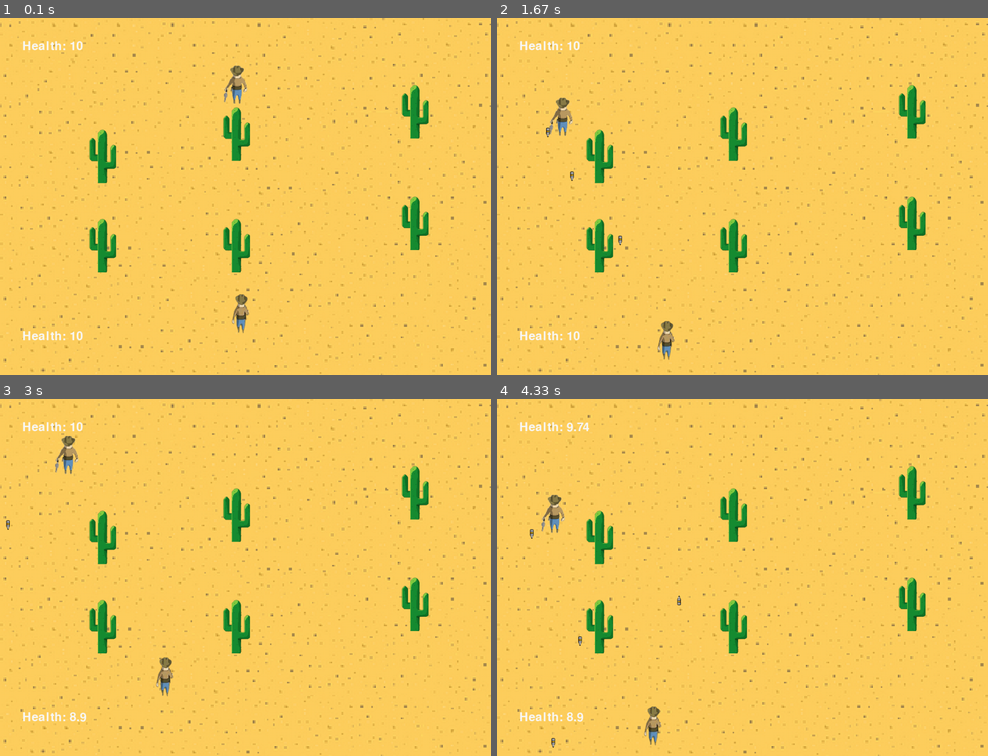
Above: before the commit, frames 1-4 (two rows, left to right).
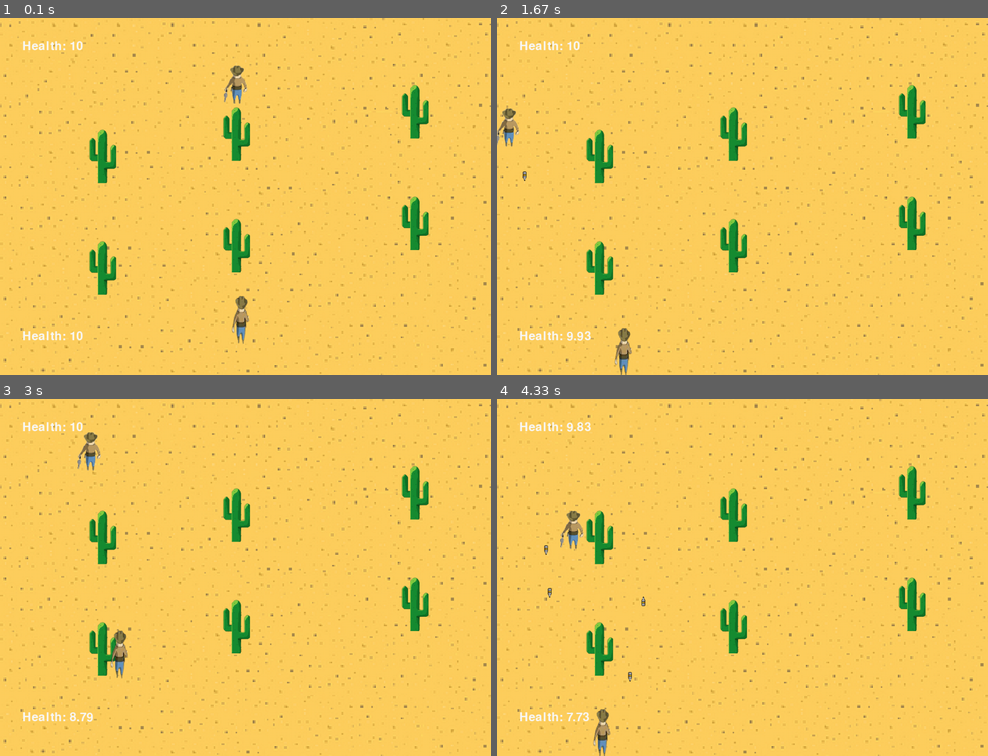
Above: after the commit, the same moments.

Repository: Ivailo2707/Pygame_Project_Cowboy
Game: pygame game, started from main.py
Two runs of this game, one before a commit and one after it. Both use one fixed random seed, a clock stepped at 60 frames per second and the inputs below.
Inputs:
- Up to frame 1 (0.1 s): no input
- Up to frame 2 (1.67 s): hold Ctrl 0.33-0.87 s; hold Left 0.33-0.87 s; hold Left 0.9-1.43 s; hold A 0.9-1.43 s; tap Right Ctrl at 0.97, 1.27, 1.53 s; hold Down from 1.47 s (still down); hold S from 1.47 s (still down)
- Up to frame 3 (3 s): release Down at 1.77 s; release S at 1.77 s; hold Left 1.8-2.2 s; hold A 1.8-2.2 s; tap Right Ctrl at 1.87, 2.17, 2.3, 2.7 s; hold Up 2.23-2.6 s; hold W 2.23-2.6 s; hold Right from 2.63 s (still down); hold D from 2.63 s (still down)
- Up to frame 4 (4.33 s): tap Right Ctrl at 3, 3.37, 3.77, 4.07, 4.27 s; release Right at 3.27 s; release D at 3.27 s; hold Down 3.3-3.67 s; hold S 3.3-3.67 s; hold Left 3.7-4.17 s; hold A 3.7-4.17 s; tap Ctrl at 3.85 s; hold Right from 4.2 s (still down); hold D from 4.2 s (still down)

The runs differ from the first frame. In frame 1, 0.9% of the frame differs, in the area x 18-51%, y 56-92%; in frame 2, 1.8%; in frame 3, 1.7%; in frame 4, 2.0%, in the area x 6-38%, y 6-100%.

Commit message:
Fixed game loop split in two

Diff:
--- a/Cactus_cover.py
+++ b/Cactus_cover.py
@@ -11,8 +11,9 @@
         self._exists = True
 
     def draw(self, window):
-        obstacle_image = pygame.transform.scale(self._cactus_image, (self._width, self._height))
-        window.blit(obstacle_image ,(self._x, self._y, self._width, self._height))
+        if(self._exists):
+            obstacle_image = pygame.transform.scale(self._cactus_image, (self._width, self._height))
+            window.blit(obstacle_image ,(self._x, self._y, self._width, self._height))
 
     def remove(self):
         self._exists = False
@@ -41,7 +42,8 @@
         return self._health
 
     def get_status(self):
-        if self._exists == True:
-            return True
-        else:
-            return False
+        return self._exists
+
+    def remove_drawing(window, background, height, width):
+        background_rect = pygame.Rect(width - 900, height - 300, 120, 60)
+        window.blit(background, (width - 900, height - 300), background_rect)
--- a/Game_Controller.py
+++ b/Game_Controller.py
@@ -9,8 +9,10 @@
 PLAYER_1_IMAGE = pygame.image.load(os.path.join('Assets', 'Player_1.png'))
 PLAYER_2_IMAGE = pygame.image.load(os.path.join('Assets', 'Player_2.png'))
 WIDTH, HEIGHT = 1100, 800
-
-
+WIN = pygame.display.set_mode((WIDTH, HEIGHT))
+pygame.display.set_caption("Cowboy shooter")
+CACTUS_IMAGE = pygame.image.load(os.path.join('Assets', 'cactus.png'))
+DESERT = pygame.transform.scale(pygame.image.load(os.path.join('Assets', 'Desert.png')), (WIDTH, HEIGHT))
 
 class Game_Controller:
     def __init__(self):
@@ -45,12 +47,12 @@
         self._CACTUS_2_3_UPDATED_HEALTH = 5
         self._winner_font = pygame.font.SysFont('comicsans', 100)
         self._caput_m = (35, 15, 13) #yes, this is an actual color lol
-        self._cover_1_1 = Cactus_Cover(WIDTH - 900, HEIGHT - 300, 65, 50, PLAYER_1_IMAGE)
-        self._cover_1_2 = Cactus_Cover(WIDTH - 600, HEIGHT - 350, 65, 50, PLAYER_1_IMAGE)
-        self._cover_1_3 = Cactus_Cover(WIDTH - 200, HEIGHT - 400, 65, 50, PLAYER_1_IMAGE)
-        self._cover_2_1 = Cactus_Cover(WIDTH - 900, HEIGHT - 550, 65, 50, PLAYER_1_IMAGE)
-        self._cover_2_2 = Cactus_Cover(WIDTH - 600, HEIGHT - 600, 65, 50, PLAYER_1_IMAGE)
-        self._cover_2_3 = Cactus_Cover(WIDTH - 200, HEIGHT - 650, 65, 50, PLAYER_1_IMAGE)
+        self._cover_1_1 = Cactus_Cover(WIDTH - 900, HEIGHT - 300, 120, 60, CACTUS_IMAGE)
+        self._cover_1_2 = Cactus_Cover(WIDTH - 600, HEIGHT - 350, 120, 60, CACTUS_IMAGE)
+        self._cover_1_3 = Cactus_Cover(WIDTH - 200, HEIGHT - 400, 120, 60, CACTUS_IMAGE)
+        self._cover_2_1 = Cactus_Cover(WIDTH - 900, HEIGHT - 550, 120, 60, CACTUS_IMAGE)
+        self._cover_2_2 = Cactus_Cover(WIDTH - 600, HEIGHT - 600, 120, 60, CACTUS_IMAGE)
+        self._cover_2_3 = Cactus_Cover(WIDTH - 200, HEIGHT - 650, 120, 60, CACTUS_IMAGE)
 
     def handle_bullets(self):
         for bullet in self._P1_bullets:
@@ -194,116 +196,166 @@
         pygame.display.update()
         pygame.time.delay(5000)
 
-    def game(self, window):
-        self._P1.handle_movement()
-        self._P2.handle_movement()
-        if self._CACTUS_1_1_UPDATED_HEALTH <= 0:
-            self._cover_1_1.remove()
-
-        if self._CACTUS_1_2_UPDATED_HEALTH <= 0:
-            self._cover_1_2.remove()
-
-        if self._CACTUS_1_3_UPDATED_HEALTH <= 0:
-            self._cover_1_3.remove()
-
-        if self._CACTUS_2_1_UPDATED_HEALTH <= 0:
-            self._cover_2_1.remove()
-
-        if self._CACTUS_2_2_UPDATED_HEALTH <= 0:
-            self._cover_2_2.remove()
-
-        if self._CACTUS_2_3_UPDATED_HEALTH <= 0:
-            self._cover_2_3.remove()
-
-        for event in pygame.event.get():
-            if event.type == pygame.QUIT:
-                run = False
+    def draw_window(self):
+        WIN.blit(DESERT, (0, 0))
+        self._P1.draw_health(WIN, self._P1_UPDATED_HEALTH)
+        self._P2.draw_health(WIN, self._P2_UPDATED_HEALTH)
+        if self._cover_1_1.get_status():
+            self._cover_1_1.draw(WIN)
+
+        if self._cover_1_2.get_status():
+            self._cover_1_2.draw(WIN)
+
+        if self._cover_1_3.get_status():
+            self._cover_1_3.draw(WIN)
+
+        elif not self._cover_1_3.get_status():
+            background_rect = pygame.Rect(WIDTH - 200, HEIGHT - 400, 120, 60)
+            WIN.blit(DESERT, (WIDTH - 200, HEIGHT - 400), background_rect)
+
+        if self._cover_2_1.get_status():
+            self._cover_2_1.draw(WIN)
+
+        elif not self._cover_2_1.get_status():
+            background_rect = pygame.Rect(WIDTH - 900, HEIGHT - 550, 120, 60)
+            WIN.blit(DESERT, (WIDTH - 900, HEIGHT - 550), background_rect)
+
+        if self._cover_2_2.get_status():
+            self._cover_2_2.draw(WIN)
+
+        elif not self._cover_2_2.get_status():
+            background_rect = pygame.Rect(WIDTH - 600, HEIGHT - 600, 120, 60)
+            WIN.blit(DESERT, (WIDTH - 600, HEIGHT - 600), background_rect)
+
+        if self._cover_2_3.get_status():
+            self._cover_2_3.draw(WIN)
+
+        elif not self._cover_2_3.get_status():
+            background_rect = pygame.Rect(WIDTH - 200, HEIGHT - 650, 120, 60)
+            WIN.blit(DESERT, (WIDTH - 200, HEIGHT - 650), background_rect)
+
+        self._P1.draw(WIN)
+        self._P2.draw(WIN)
+        self.draw_bullets(WIN)
+        pygame.display.update()
+
+
+    def game(self):
+        run = True
+        clock = pygame.time.Clock()
+        while(run):
+            clock.tick(60)
+            self._P1.handle_movement()
+            self._P2.handle_movement()
+            if self._CACTUS_1_1_UPDATED_HEALTH <= 0:
+                self._cover_1_1.remove()
+
+            if self._CACTUS_1_2_UPDATED_HEALTH <= 0:
+                self._cover_1_2.remove()
+
+            if self._CACTUS_1_3_UPDATED_HEALTH <= 0:
+                self._cover_1_3.remove()
+
+            if self._CACTUS_2_1_UPDATED_HEALTH <= 0:
+                self._cover_2_1.remove()
+
+            if self._CACTUS_2_2_UPDATED_HEALTH <= 0:
+                self._cover_2_2.remove()
+
+            if self._CACTUS_2_3_UPDATED_HEALTH <= 0:
+                self._cover_2_3.remove()
+
+            for event in pygame.event.get():
+                if event.type == pygame.QUIT:
+                    run = False
+                    pygame.quit()
+
+
+                elif event.type == pygame.KEYDOWN:
+                    if event.key == pygame.K_LCTRL and len(self._P1_bullets) < 3:
+                        bullet = pygame.Rect(self._P1.get_x() + self._P1.get_width()//2, self._P1.get_y(), 10, 5)
+                        self._P1_bullets.append(bullet)
+
+                    if event.key == pygame.K_RCTRL and len(self._P2_bullets) < 3:
+                        bullet = pygame.Rect(self._P2.get_x(), self._P2.get_y() + 50, 10, 5)
+                        self._P2_bullets.append(bullet)
+
+                if event.type == self._P2_HIT:
+                    self._P2_UPDATED_HEALTH = self._P2.take_normal_damage()
+
+                if event.type == self._P1_COLLIDE_WITH_CACTUS_SIDE_1_NUMBER_1:
+                    if self._cover_1_1.get_status() == True:
+                        self._P1_UPDATED_HEALTH = self._P1.take_colission_with_cactus_damage()
+                    else:
+                        self._P1_UPDATED_HEALTH = self._P1_UPDATED_HEALTH
+
+                if event.type == self._P1_COLLIDE_WITH_CACTUS_SIDE_1_NUMBER_2:
+                    if self._cover_1_2.get_status() == True:
+                        self._P1_UPDATED_HEALTH = self._P1.take_colission_with_cactus_damage()
+                    else:
+                        self._P1_UPDATED_HEALTH = self._P1_UPDATED_HEALTH
+
+                if event.type == self._P1_COLLIDE_WITH_CACTUS_SIDE_1_NUMBER_3:
+                    if self._cover_1_3.get_status() == True:
+                        self._P1_UPDATED_HEALTH = self._P1.take_colission_with_cactus_damage()
+                    else:
+                        self._P1_UPDATED_HEALTH = self._P1_UPDATED_HEALTH
+
+                if event.type == self._P2_COLLIDE_WITH_CACTUS_SIDE_2_NUMBER_1:
+                    if self._cover_2_1.get_status() == True:
+                        self._P2_UPDATED_HEALTH = self._P2.take_colission_with_cactus_damage()
+                    else:
+                        self._P2_UPDATED_HEALTH = self._P2_UPDATED_HEALTH
+
+                if event.type == self._P2_COLLIDE_WITH_CACTUS_SIDE_2_NUMBER_2:
+                    if self._cover_2_2.get_status() == True:
+                        self._P2_UPDATED_HEALTH = self._P2.take_colission_with_cactus_damage()
+                    else:
+                        self._P2_UPDATED_HEALTH = self._P2_UPDATED_HEALTH
+
+                if event.type == self._P2_COLLIDE_WITH_CACTUS_SIDE_2_NUMBER_3:
+                    if self._cover_2_3.get_status() == True:
+                        self._P2_UPDATED_HEALTH = self._P2.take_colission_with_cactus_damage()
+                    else:
+                        self._P2_UPDATED_HEALTH = self._P2_UPDATED_HEALTH
+
+
+                if event.type == self._P1_HIT:
+                    self._P1_UPDATED_HEALTH = self._P1.take_normal_damage()
+
+                if event.type == self._CACTUS_SIDE_1_NUM_1_HIT:
+                    self._CACTUS_1_1_UPDATED_HEALTH = self._cover_1_1.take_bullet_damage()
+
+                if event.type == self._CACTUS_SIDE_1_NUM_2_HIT:
+                    self._CACTUS_1_2_UPDATED_HEALTH = self._cover_1_2.take_bullet_damage()
+
+                if event.type == self._CACTUS_SIDE_1_NUM_3_HIT:
+                    self._CACTUS_1_3_UPDATED_HEALTH = self._cover_1_3.take_bullet_damage()
+
+                if event.type == self._CACTUS_SIDE_2_NUM_1_HIT:
+                    self._CACTUS_2_1_UPDATED_HEALTH = self._cover_2_1.take_bullet_damage()
+
+                if event.type == self._CACTUS_SIDE_2_NUM_2_HIT:
+                    self._CACTUS_2_2_UPDATED_HEALTH = self._cover_2_2.take_bullet_damage()
+
+                if event.type == self._CACTUS_SIDE_2_NUM_3_HIT:
+                    self._CACTUS_2_3_UPDATED_HEALTH = self._cover_2_3.take_bullet_damage()
+
+            winner_text = ""
+            if self._P2.get_health() <= 0:
+                winner_text = "Player 1 wins!"
+            if self._P1.get_health() <= 0:
+                winner_text = "Player 2 wins!"
+
+            if winner_text != "":
+                self.draw_winner(winner_text, WIN)
                 pygame.quit()
 
-
-            elif event.type == pygame.KEYDOWN:
-                if event.key == pygame.K_LCTRL and len(self._P1_bullets) < 3:
-                    bullet = pygame.Rect(self._P1.get_x() + self._P1.get_width()//2, self._P1.get_y(), 10, 5)
-                    self._P1_bullets.append(bullet)
-
-                if event.key == pygame.K_RCTRL and len(self._P2_bullets) < 3:
-                    bullet = pygame.Rect(self._P2.get_x(), self._P2.get_y() + 50, 10, 5)
-                    self._P2_bullets.append(bullet)
-
-            if event.type == self._P2_HIT:
-                self._P2_UPDATED_HEALTH = self._P2.take_normal_damage()
-
-            if event.type == self._P1_COLLIDE_WITH_CACTUS_SIDE_1_NUMBER_1:
-                if self._cover_1_1.get_status() == True:
-                    self._P1_UPDATED_HEALTH = self._P1.take_colission_with_cactus_damage()
-                else:
-                    self._P1_UPDATED_HEALTH = self._P1_UPDATED_HEALTH
-
-            if event.type == self._P1_COLLIDE_WITH_CACTUS_SIDE_1_NUMBER_2:
-                if self._cover_1_2.get_status() == True:
-                    self._P1_UPDATED_HEALTH = self._P1.take_colission_with_cactus_damage()
-                else:
-                    self._P1_UPDATED_HEALTH = self._P1_UPDATED_HEALTH
-
-            if event.type == self._P1_COLLIDE_WITH_CACTUS_SIDE_1_NUMBER_3:
-                if self._cover_1_3.get_status() == True:
-                    self._P1_UPDATED_HEALTH = self._P1.take_colission_with_cactus_damage()
-                else:
-                    self._P1_UPDATED_HEALTH = self._P1_UPDATED_HEALTH
-
-            if event.type == self._P2_COLLIDE_WITH_CACTUS_SIDE_2_NUMBER_1:
-                if self._cover_2_1.get_status() == True:
-                    self._P2_UPDATED_HEALTH = self._P2.take_colission_with_cactus_damage()
-                else:
-                    self._P2_UPDATED_HEALTH = self._P2_UPDATED_HEALTH
-
-            if event.type == self._P2_COLLIDE_WITH_CACTUS_SIDE_2_NUMBER_2:
-                if self._cover_2_2.get_status() == True:
-                    self._P2_UPDATED_HEALTH = self._P2.take_colission_with_cactus_damage()
-                else:
-                    self._P2_UPDATED_HEALTH = self._P2_UPDATED_HEALTH
-
-            if event.type == self._P2_COLLIDE_WITH_CACTUS_SIDE_2_NUMBER_3:
-                if self._cover_2_3.get_status() == True:
-                    self._P2_UPDATED_HEALTH = self._P2.take_colission_with_cactus_damage()
-                else:
-                    self._P2_UPDATED_HEALTH = self._P2_UPDATED_HEALTH
-
-
-            if event.type == self._P1_HIT:
-                self._P1_UPDATED_HEALTH = self._P1.take_normal_damage()
-
-            if event.type == self._CACTUS_SIDE_1_NUM_1_HIT:
-                self._CACTUS_1_1_UPDATED_HEALTH = self._cover_1_1.take_bullet_damage()
-
-            if event.type == self._CACTUS_SIDE_1_NUM_2_HIT:
-                self._CACTUS_1_2_UPDATED_HEALTH = self._cover_1_2.take_bullet_damage()
-
-            if event.type == self._CACTUS_SIDE_1_NUM_3_HIT:
-                self._CACTUS_1_3_UPDATED_HEALTH = self._cover_1_3.take_bullet_damage()
-
-            if event.type == self._CACTUS_SIDE_2_NUM_1_HIT:
-                self._CACTUS_2_1_UPDATED_HEALTH = self._cover_2_1.take_bullet_damage()
-
-            if event.type == self._CACTUS_SIDE_2_NUM_2_HIT:
-                self._CACTUS_2_2_UPDATED_HEALTH = self._cover_2_2.take_bullet_damage()
-
-            if event.type == self._CACTUS_SIDE_2_NUM_3_HIT:
-                self._CACTUS_2_3_UPDATED_HEALTH = self._cover_2_3.take_bullet_damage()
-
-        winner_text = ""
-        if self._P2.get_health() <= 0:
-            winner_text = "Player 1 wins!"
-        if self._P1.get_health() <= 0:
-            winner_text = "Player 2 wins!"
-
-        if winner_text != "":
-            self.draw_winner(winner_text, window)
-            pygame.quit()
-
-        self.handle_cactus_colissions()
-        self.handle_bullets()
-
+            self.handle_cactus_colissions()
+            self.handle_bullets()
+            self._P1.handle_movement()
+            self._P2.handle_movement()
+            self.draw_window()
 
     def get_1_curr_health(self):
         return self._P1_UPDATED_HEALTH
--- a/Player1.py
+++ b/Player1.py
@@ -11,7 +11,7 @@
         self._y = y
         self._width = width
         self._height = height
-        self._VEL = 5
+        self._VEL = 4
         self._p1_image = p1_image
         self._health = 10
         self._health_font = pygame.font.SysFont('comicsans', 40)
--- a/Player2.py
+++ b/Player2.py
@@ -10,7 +10,7 @@
         self._y = y
         self._width = width
         self._height = height
-        self._VEL = 6
+        self._VEL = 4
         self._p2_image = p2_image
         self._health = 10
         self._health_font = pygame.font.SysFont('comicsans', 40)
--- a/main.py
+++ b/main.py
@@ -8,87 +8,10 @@
 
 pygame.font.init()
 
-WIDTH, HEIGHT = 1100, 800
-WIN = pygame.display.set_mode((WIDTH, HEIGHT))
-pygame.display.set_caption("Cowboy shooter")
-
-PLAYER_1_IMAGE = pygame.image.load(os.path.join('Assets', 'Player_1.png'))
-PLAYER_2_IMAGE = pygame.image.load(os.path.join('Assets', 'Player_2.png'))
-CACTUS_IMAGE = pygame.image.load(os.path.join('Assets', 'cactus.png'))
-
-P1 = Player1(WIDTH/2 - 60, 600, 100, 130, PLAYER_1_IMAGE)
-P2 = Player2(WIDTH/2 - 60, 100, 80, 100, PLAYER_2_IMAGE)
 GaCtrl = Game_Controller()
-SIDE_1_COVER_1 = Cactus_Cover(WIDTH - 900, HEIGHT - 350, 120, 60, CACTUS_IMAGE)
-SIDE_1_COVER_2 = Cactus_Cover(WIDTH - 600, HEIGHT - 350, 120, 60, CACTUS_IMAGE)
-SIDE_1_COVER_3 = Cactus_Cover(WIDTH - 200, HEIGHT - 400, 120, 60, CACTUS_IMAGE)
-SIDE_2_COVER_1 = Cactus_Cover(WIDTH - 900, HEIGHT - 550, 120, 60, CACTUS_IMAGE)
-SIDE_2_COVER_2 = Cactus_Cover(WIDTH - 600, HEIGHT - 600, 120, 60, CACTUS_IMAGE)
-SIDE_2_COVER_3 = Cactus_Cover(WIDTH - 200, HEIGHT - 650, 120, 60, CACTUS_IMAGE)
-
-DESERT = pygame.transform.scale(pygame.image.load(os.path.join('Assets', 'Desert.png')), (WIDTH, HEIGHT))
-
-def draw_window():
-    WIN.blit(DESERT, (0, 0))
-    P1.draw_health(WIN, GaCtrl.get_1_curr_health())
-    P2.draw_health(WIN, GaCtrl.get_2_curr_health())
-    if SIDE_1_COVER_1.get_status():
-        SIDE_1_COVER_1.draw(WIN)
-
-    elif not SIDE_1_COVER_1.get_status():
-        background_rect = pygame.Rect(WIDTH - 900, HEIGHT - 300, 120, 60)
-        WIN.blit(DESERT, (WIDTH - 900, HEIGHT - 300), background_rect)
-
-    if SIDE_1_COVER_2.get_status():
-        SIDE_1_COVER_2.draw(WIN)
-
-    elif not SIDE_1_COVER_2.get_status():
-        background_rect = pygame.Rect(WIDTH - 900, HEIGHT - 300, 120, 60)
-        WIN.blit(DESERT, (WIDTH - 900, HEIGHT - 300), background_rect)
-
-    if SIDE_1_COVER_3.get_status():
-        SIDE_1_COVER_3.draw(WIN)
-
-    elif not SIDE_1_COVER_3.get_status():
-        background_rect = pygame.Rect(WIDTH - 900, HEIGHT - 300, 120, 60)
-        WIN.blit(DESERT, (WIDTH - 900, HEIGHT - 300), background_rect)
-
-    if SIDE_2_COVER_1.get_status():
-        SIDE_2_COVER_1.draw(WIN)
-
-    elif not SIDE_2_COVER_1.get_status():
-        background_rect = pygame.Rect(WIDTH - 900, HEIGHT - 300, 120, 60)
-        WIN.blit(DESERT, (WIDTH - 900, HEIGHT - 300), background_rect)
-
-    if SIDE_2_COVER_2.get_status():
-        SIDE_2_COVER_2.draw(WIN)
-
-    elif not SIDE_2_COVER_2.get_status():
-        background_rect = pygame.Rect(WIDTH - 900, HEIGHT - 300, 120, 60)
-        WIN.blit(DESERT, (WIDTH - 900, HEIGHT - 300), background_rect)
-
-    if SIDE_2_COVER_3.get_status():
-        SIDE_2_COVER_3.draw(WIN)
-
-    elif not SIDE_2_COVER_3.get_status():
-        background_rect = pygame.Rect(WIDTH - 900, HEIGHT - 300, 120, 60)
-        WIN.blit(DESERT, (WIDTH - 900, HEIGHT - 300), background_rect)
-
-    P1.draw(WIN)
-    P2.draw(WIN)
-    GaCtrl.draw_bullets(WIN)
-    pygame.display.update()
-
 
 def main():
-    run = True
-    clock = pygame.time.Clock()
-    while (run):
-        clock.tick(60)
-        GaCtrl.game(WIN)
-        P1.handle_movement()
-        P2.handle_movement()
-        draw_window()
+    GaCtrl.game()
 
 
 if __name__ == "__main__":
--- /dev/null
+++ b/tempCodeRunnerFile.py
@@ -0,0 +1,2 @@
+background_rect = pygame.Rect(WIDTH - 900, HEIGHT - 350, 120, 60)
+        WIN.blit(DESERT, (WIDTH - 900, HEIGHT - 350), background_rect)
Binary file added: Assets/dynamite.png
Binary file added: Assets/kaboom.png
Binary file added: Assets/needles.png
Empty file added: test.py
